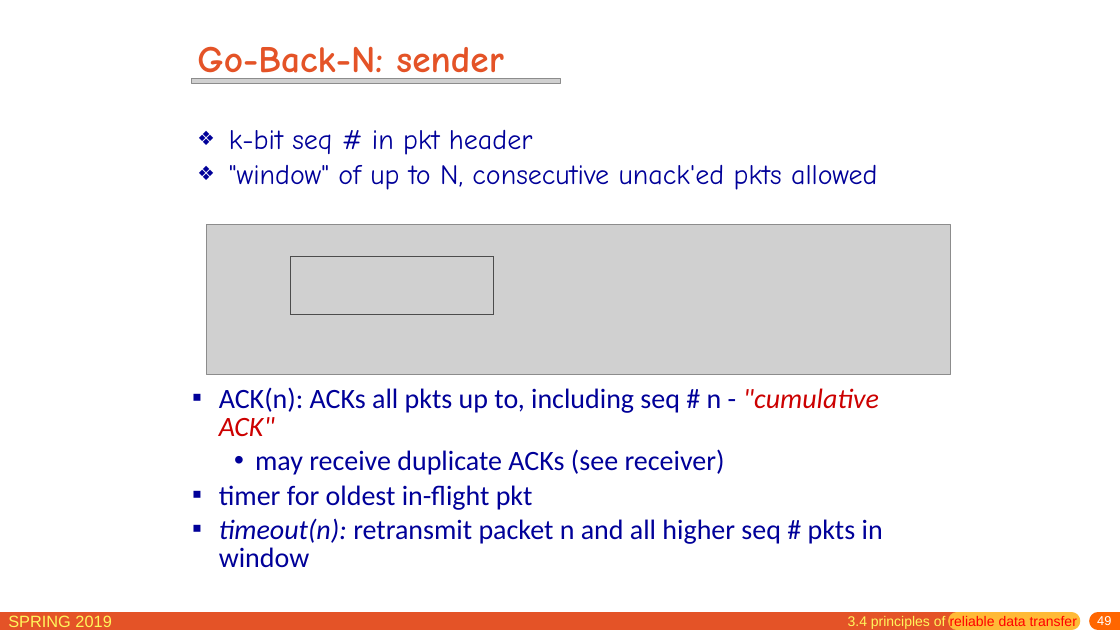
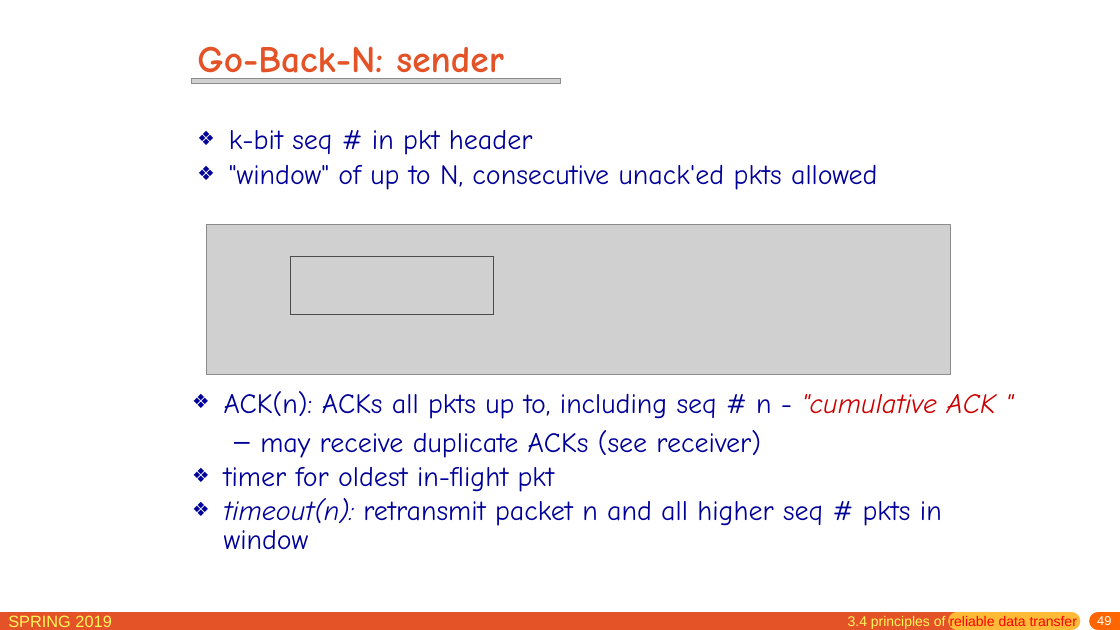
Before and after one commit to jichenghu/PPT_networkDistributed, a slide deck: slide 49 of chapter3.pptx. Drawn at 1120x630 pixels with LibreOffice and Linux fonts; fonts in the diff are those of the drawing; grey boxes stand for pictures. Boxes give left, top, right and bottom in pixels: in the first picture for what was removed or moved away, otherwise in the second. Text is boxed around its words. In the diff, an @@ line names an element or a change of style, - is before the commit and + after.

```diff
--- a/chapter3.pptx
+++ b/chapter3.pptx
@@ text at (x1=224, y1=391, x2=996, y2=419): text changed; font Calibri to Comic Neue @@
-▪ ACK(n): ACKs all pkts up to, including seq # n - "cumulative ACK"
+❖ ACK(n): ACKs all pkts up to, including seq # n - "cumulative ACK "
@@ text at (x1=224, y1=430, x2=942, y2=549): font Calibri to Comic Neue in "may receive duplicate ACKs (see receiver)", "timer for oldest in-flight pkt", "timeout(n): retransmit packet n and all higher ..."; bullet • to –; line spacing 0.85 to 1; bullet ▪ to ❖ @@
```
Also in this commit, not shown: 45 other slides changed, 1 slide added.
